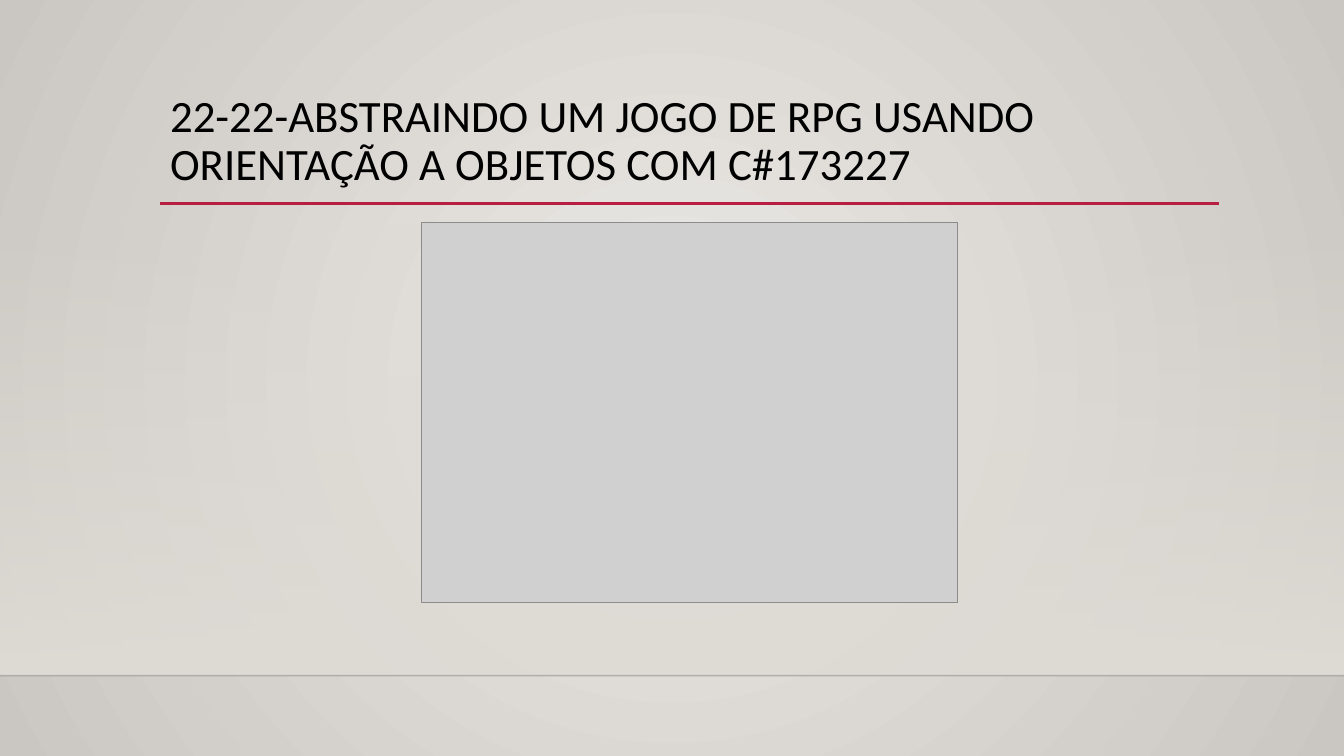
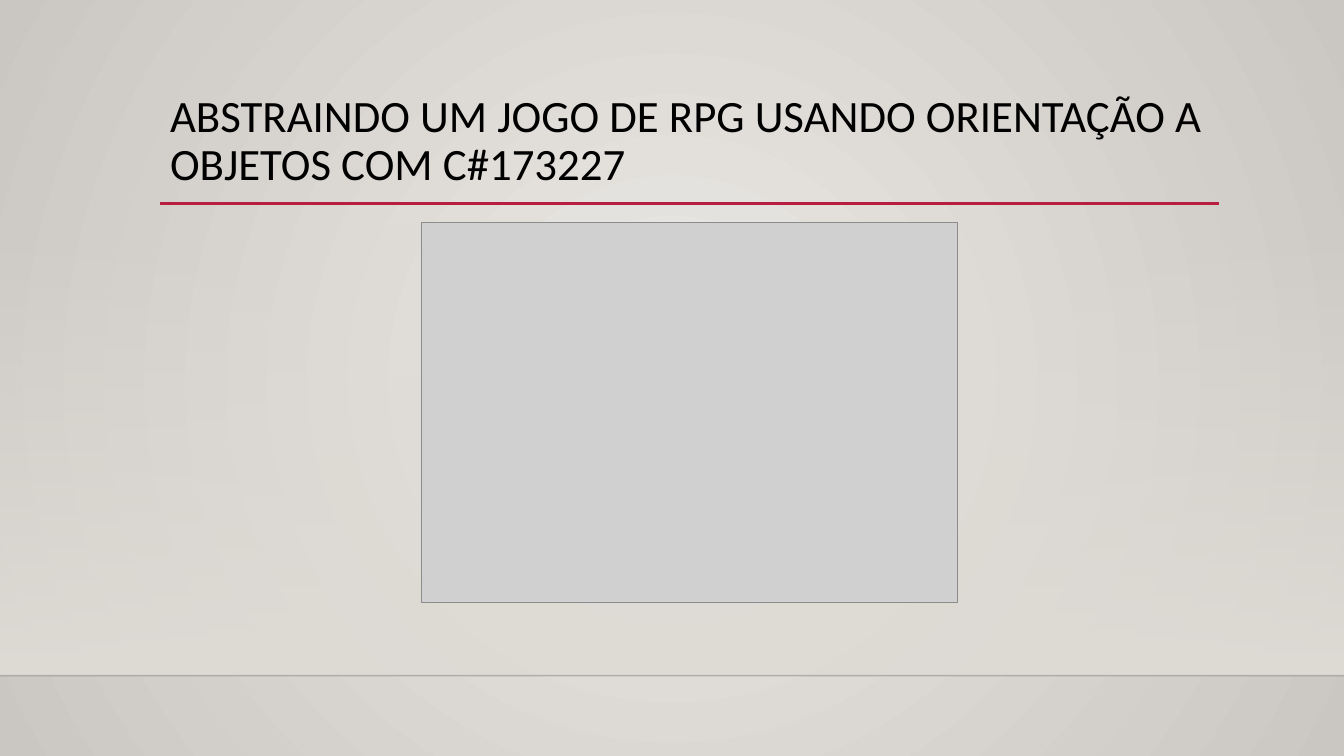
Before and after one commit to Rosem111/Evolu-o-na-DIO, a slide deck: slide 18 of Conquistas/Conquistas.pptx. Drawn at 1344x756 pixels with LibreOffice and Linux fonts; fonts in the diff are those of the drawing; grey boxes stand for pictures; background and template pictures are left out. Boxes give left, top, right and bottom in pixels: in the first picture for what was removed or moved away, otherwise in the second. Text is boxed around its words. In the diff, an @@ line names an element or a change of style, - is before the commit and + after.

```diff
--- a/Conquistas/Conquistas.pptx
+++ b/Conquistas/Conquistas.pptx
@@ title at box(170, 96, 1201, 181): text changed @@
-22-22-ABSTRAINDO UM JOGO DE RPG USANDO ORIENTAÇÃO A OBJETOS COM C#173227
+ABSTRAINDO UM JOGO DE RPG USANDO ORIENTAÇÃO A OBJETOS COM C#173227
```
Also in this commit, not shown: 3 other slides changed, 4 slides added.
